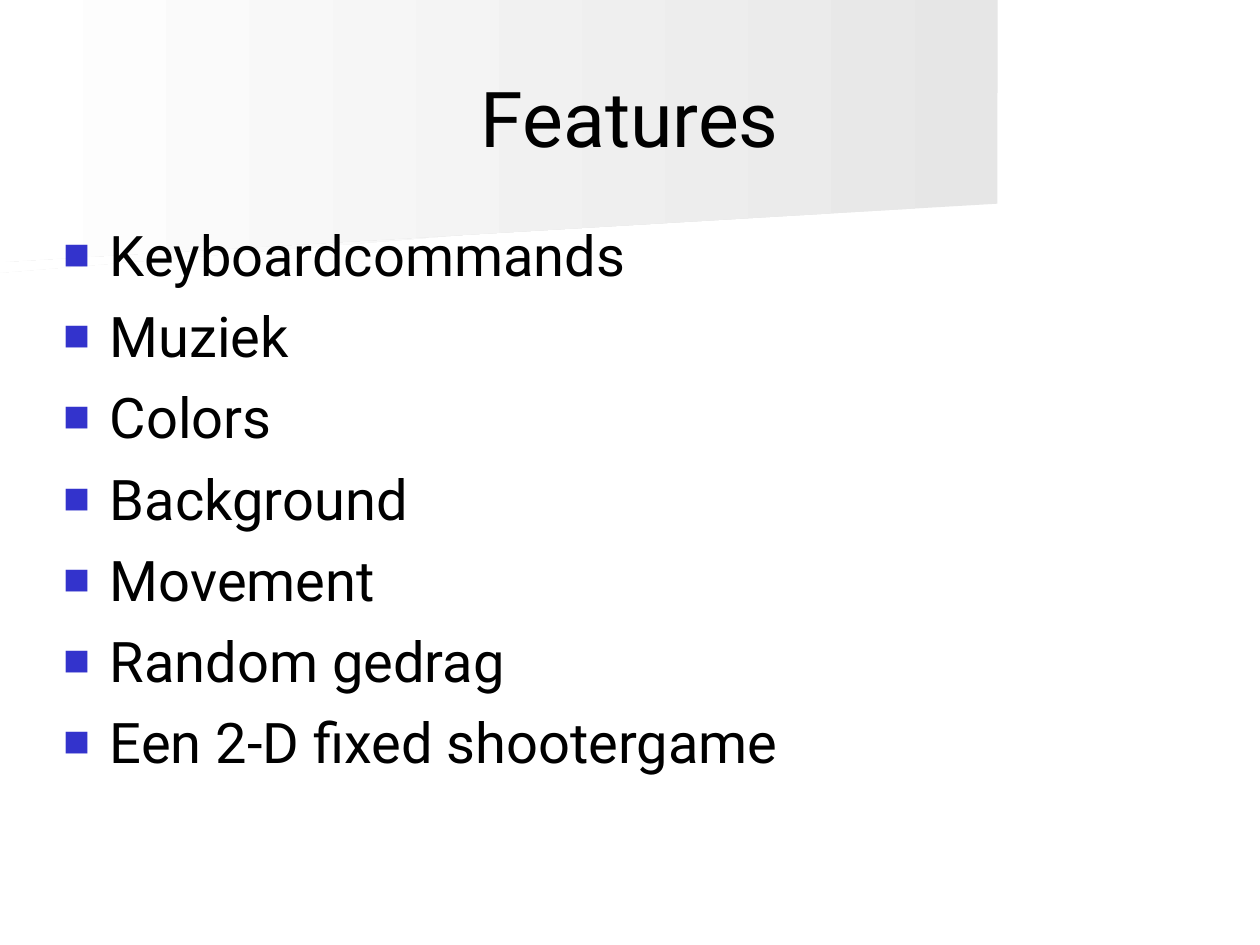
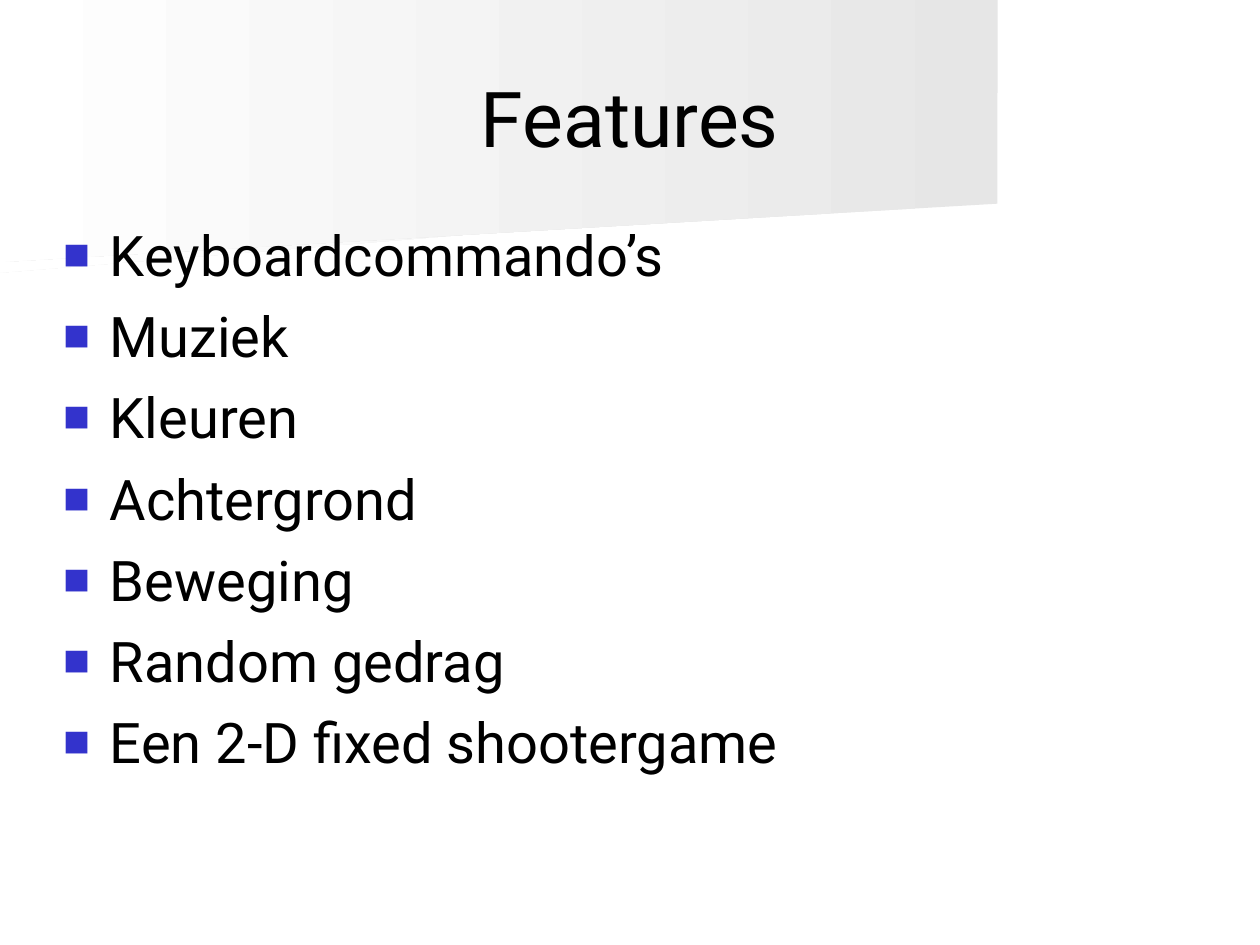
Before and after one commit to angryzor/space_invaders_8086, a slide deck: slide 7 of Presentatie.ppt. Drawn at 1260x945 pixels with LibreOffice and Linux fonts; fonts in the diff are those of the drawing. Boxes give left, top, right and bottom in pixels: in the first picture for what was removed or moved away, otherwise in the second. Text is boxed around its words. In the diff, an @@ line names an element or a change of style, - is before the commit and + after.

```diff
--- a/Presentatie.ppt
+++ b/Presentatie.ppt
@@ text at box(110, 234, 663, 288): text changed @@
-■ Keyboardcommands
+■ Keyboardcommando’s
@@ text at box(110, 396, 417, 613): text changed @@
-■ Colors
-■ Background
-■ Movement
+■ Kleuren
+■ Achtergrond
+■ Beweging
```
Also in this commit, not shown: 27 other slides changed, 4 slides added, 2 slides removed.
